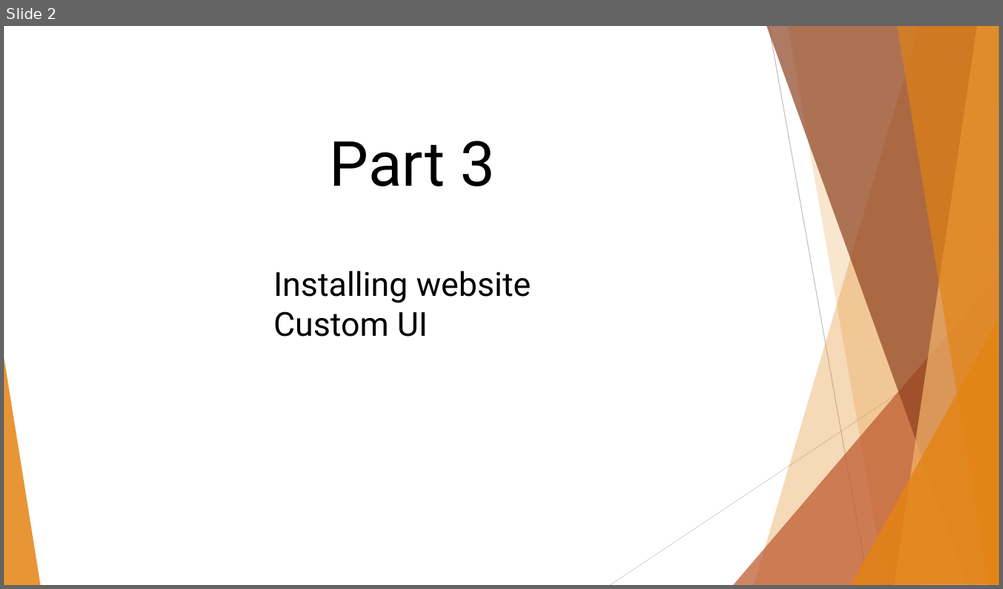
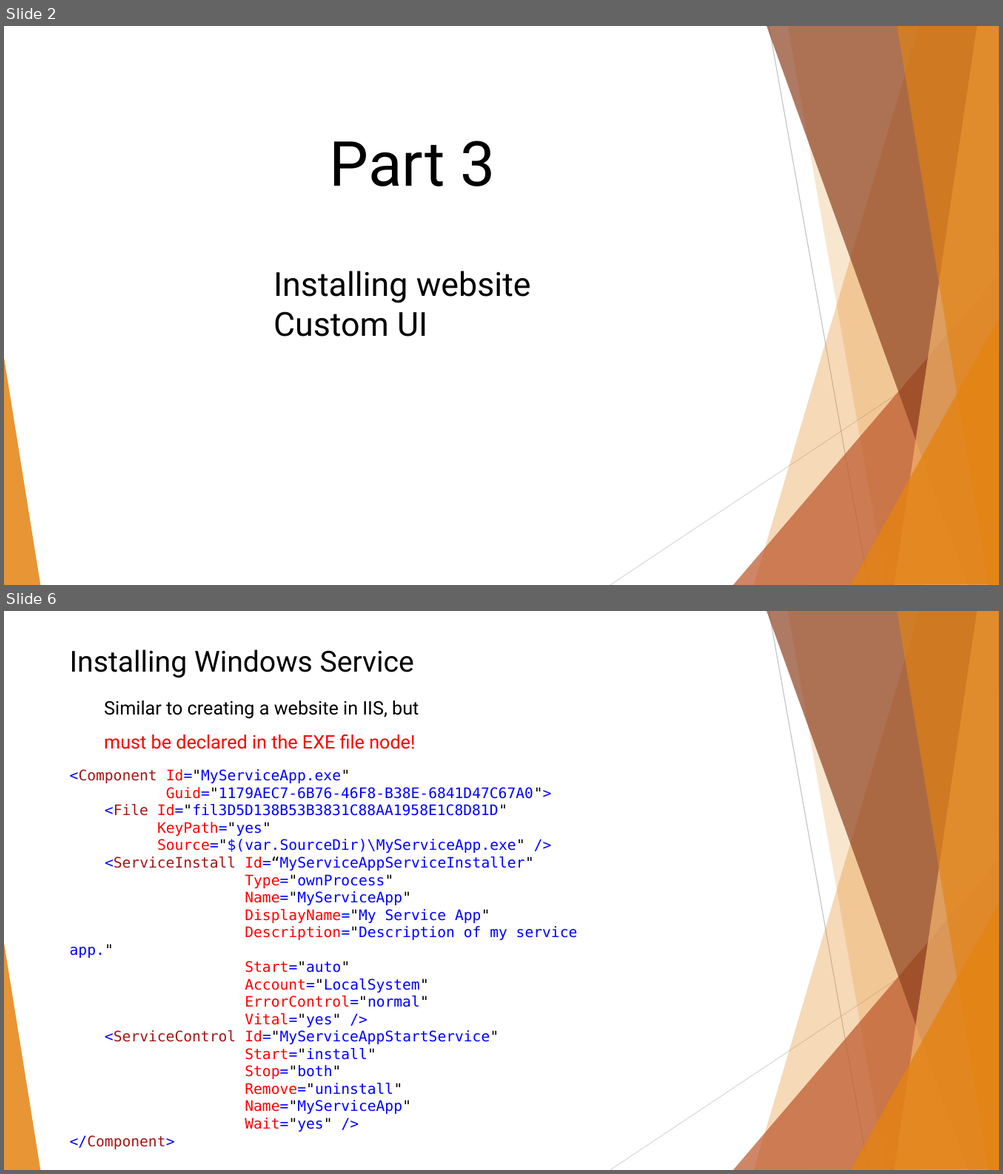
Before and after one commit to BinaryStudioAcademy/WixGettingStartedCourse, a slide deck: Part 3/WiX Part 3.pptx. Shown one above the other, each under a label of ours: slide 2 before the commit, slides 2 and 6 after it; the slides between them are not shown. The pictures are 1003x589 and 1003x1174 pixels, drawn with LibreOffice and Linux fonts; fonts in the diff are those of the drawing. Boxes give left, top, right and bottom in pixels: in the first picture for what was removed or moved away, otherwise in the second. Text is boxed around its words. In the diff, an @@ line names an element or a change of style, - is before the commit and + after.

Commit message:
Created an installer for website and described half content in the presentation.

```diff
--- a/Part 3/WiX Part 3.pptx
+++ b/Part 3/WiX Part 3.pptx
@@ slide 6 added at [4, 611, 999, 1170], background #FFFFFF; not listed: 10 template elements that a slide beside it also shows @@
@@ text added at [70, 649, 414, 678], 28 pt, text #000000 @@
+Installing Windows Service
@@ text added at [104, 701, 418, 749], 18 pt, text #000000 @@
+Similar to creating a website in IIS, but
+must be declared in the EXE file node!
@@ text added at [70, 769, 578, 1150], 14 pt, text #0000FF @@
+<Component Id="MyServiceApp.exe"
+Guid="1179AEC7-6B76-46F8-B38E-6841D47C67A0">
+<File Id="fil3D5D138B53B3831C88AA1958E1C8D81D"
+KeyPath="yes"
+Source="$(var.SourceDir)\MyServiceApp.exe" />
+<ServiceInstall Id=“MyServiceAppServiceInstaller"
+Type="ownProcess"
+Name="MyServiceApp"
+DisplayName="My Service App"
+Description="Description of my service app."
+Start="auto"
+Account="LocalSystem"
+ErrorControl="normal"
+Vital="yes" />
+<ServiceControl Id="MyServiceAppStartService"
+Start="install"
+Stop="both"
+Remove="uninstall"
+Name="MyServiceApp"
+Wait="yes" />
+</Component>
```
Also in this commit, not shown: 1 slide changed, 2 other slides added, 9 other files.
